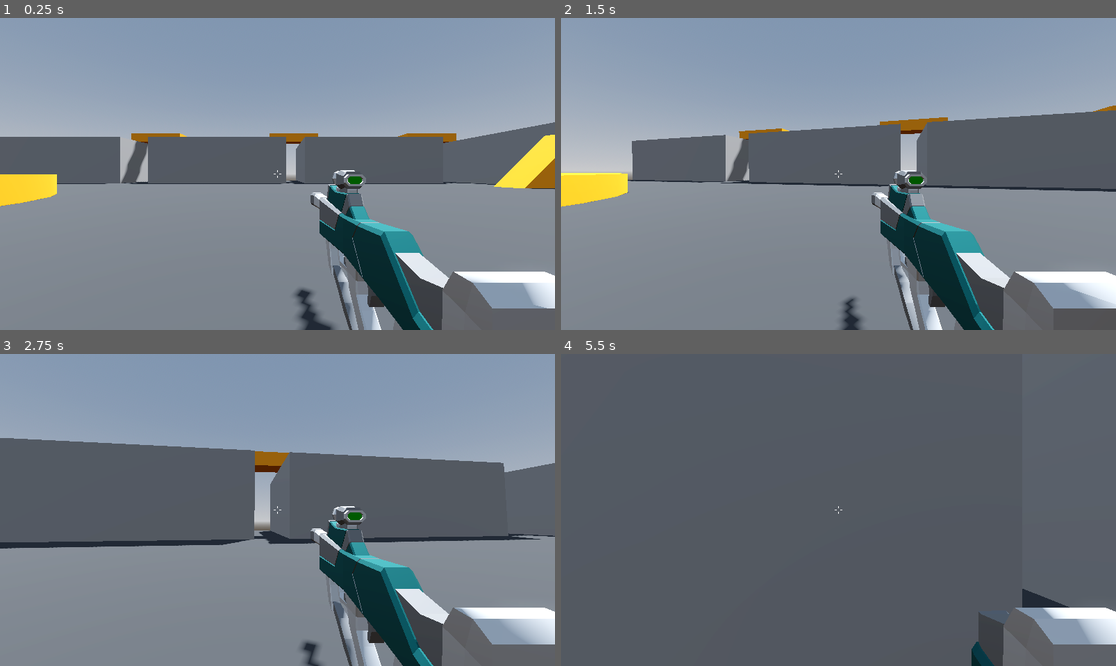
Above: before the commit, frames 1-4 (two rows, left to right).
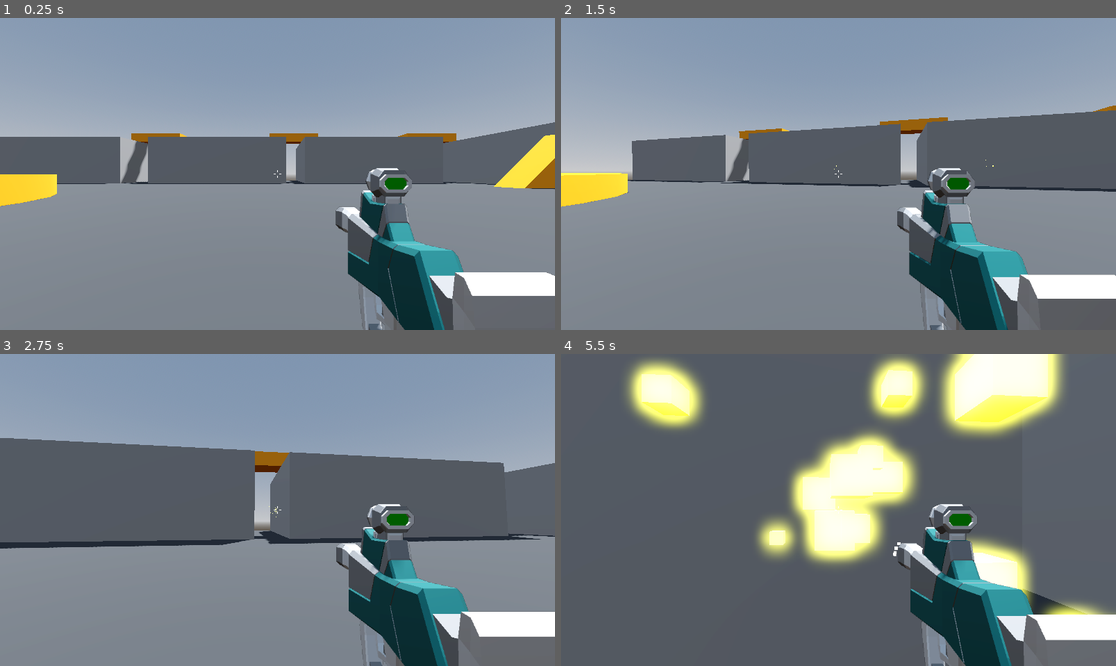
Above: after the commit, the same moments.

Repository: DevDonAguinaldo/roborampage
Game: Godot game, scene res://Levels/sandbox.tscn
The game is run twice, just before and just after one commit, with the same random seed, the same clock (stepped at 60 frames per second) and the same inputs.
Inputs (mouse positions are in pixels of both pictures, inside the frame that each line leads up to):
- Up to frame 1 (0.25 s): no input
- Up to frame 2 (1.5 s): tap Enter at 0.5 s; move the mouse to (866, 174) at 0.52 s; press the mouse at (866, 174) at 0.53 s; hold W (move_forward) from 0.53 s (still down); tap Space (jump) at 0.77 s; move the mouse to (810, 174) at 1.27 s; release the mouse at (810, 174) at 1.28 s; click (810, 174) at 1.35 s
- Up to frame 3 (2.75 s): keep holding W (move_forward); tap Space (jump) at 1.52 s; move the mouse to (288, 503) at 2.02 s; press the mouse at (288, 503) at 2.03 s
- Up to frame 4 (5.5 s): keep holding W (move_forward); move the mouse to (832, 516) at 2.77 s; release the mouse at (832, 516) at 2.78 s; click (832, 516) at 2.85 s; tap Space (jump) at 3.02, 3.77, 4.52 s; move the mouse to (877, 513) at 3.52 s; press the mouse at (877, 513) at 3.53 s; move the mouse to (794, 506) at 4.27 s; release the mouse at (794, 506) at 4.28 s; click (794, 506) at 4.35 s; move the mouse to (844, 510) at 5.02 s; press the mouse at (844, 510) at 5.03 s

The runs differ from the first frame. In frame 1, 8.4% of the frame differs, in the area x 53-100%, y 48-100%; in frame 2, 8.5%; in frame 3, 8.8%; in frame 4, 27%, in the area x 11-100%, y 0-100%.

Commit message:
continued adding features

Diff:
--- a/Assets/hitscan_weapon.gd
+++ b/Assets/hitscan_weapon.gd
@@ -1,12 +1,33 @@
 extends Node3D
 
 @export var fire_rate := 14.0
+@export var recoil := 0.05
+@export var weapon: Node3D
+@export var weapon_damage := 15
+@export var muzzle_flash: GPUParticles3D
+@export var sparks: PackedScene
 
 @onready var cooldown_timer: Timer = $CooldownTimer
+@onready var ray_cast_3d: RayCast3D = $RayCast3D
+@onready var weapon_position: Vector3 = weapon.position
 
 # Called every frame. 'delta' is the elapsed time since the previous frame.
 func _process(_delta: float) -> void:
 	if Input.is_action_pressed("fire"):
 		if cooldown_timer.is_stopped():
-			cooldown_timer.start(1.0 / fire_rate)
-			print("Weapon fired!")
+			shoot()
+
+	weapon.position = weapon.position.lerp(weapon_position, _delta * 10.0)
+
+func shoot() -> void:
+	muzzle_flash.restart()
+	cooldown_timer.start(1.0 / fire_rate)
+	var collider = ray_cast_3d.get_collider()
+	weapon.position.z += recoil
+
+	if collider is Enemy:
+		collider.hp -= weapon_damage
+
+	var spark = sparks.instantiate()
+	add_child(spark)
+	spark.global_position = ray_cast_3d.get_collision_point()
--- a/Assets/hitscan_weapon.tscn
+++ b/Assets/hitscan_weapon.tscn
@@ -1,9 +1,14 @@
-[gd_scene load_steps=2 format=3 uid="uid://b8pfo1k3fdkgs"]
+[gd_scene load_steps=3 format=3 uid="uid://b8pfo1k3fdkgs"]
 
 [ext_resource type="Script" path="res://Assets/hitscan_weapon.gd" id="1_6b5bs"]
+[ext_resource type="PackedScene" uid="uid://c34t4vahtxb4d" path="res://Assets/sparks.tscn" id="2_baovd"]
 
 [node name="HitscanWeapon" type="Node3D"]
 script = ExtResource("1_6b5bs")
+sparks = ExtResource("2_baovd")
 
 [node name="CooldownTimer" type="Timer" parent="."]
 one_shot = true
+
+[node name="RayCast3D" type="RayCast3D" parent="."]
+target_position = Vector3(0, 0, -100)
--- a/Assets/smg.tscn
+++ b/Assets/smg.tscn
@@ -1,9 +1,77 @@
-[gd_scene load_steps=3 format=3 uid="uid://dhkfr114f6r2y"]
+[gd_scene load_steps=8 format=3 uid="uid://dhkfr114f6r2y"]
 
 [ext_resource type="PackedScene" uid="uid://b8pfo1k3fdkgs" path="res://Assets/hitscan_weapon.tscn" id="1_d1l1q"]
 [ext_resource type="PackedScene" uid="uid://ba2egwljhy8ss" path="res://Assets/SMG.glb" id="2_344nb"]
 
-[node name="HitscanWeapon" instance=ExtResource("1_d1l1q")]
+[sub_resource type="StandardMaterial3D" id="StandardMaterial3D_bdrv4"]
+emission_enabled = true
+emission = Color(1, 1, 1, 1)
+emission_energy_multiplier = 3.0
+
+[sub_resource type="Curve" id="Curve_4gqcf"]
+_data = [Vector2(0, 1), 0.0, 0.0, 0, 0, Vector2(1, 0), 0.0, 0.0, 0, 0]
+point_count = 2
+
+[sub_resource type="CurveTexture" id="CurveTexture_wr5b8"]
+curve = SubResource("Curve_4gqcf")
+
+[sub_resource type="ParticleProcessMaterial" id="ParticleProcessMaterial_25ndh"]
+direction = Vector3(0, 0, -1)
+spread = 8.0
+initial_velocity_min = 6.0
+initial_velocity_max = 8.0
+gravity = Vector3(0, 0, 0)
+scale_curve = SubResource("CurveTexture_wr5b8")
+
+[sub_resource type="BoxMesh" id="BoxMesh_vf7nc"]
+size = Vector3(0.1, 0.1, 0.1)
+
+[node name="smg" node_paths=PackedStringArray("weapon", "muzzle_flash") instance=ExtResource("1_d1l1q")]
+weapon = NodePath("SMG")
+muzzle_flash = NodePath("MuzzleFlash")
 
 [node name="SMG" parent="." index="1" instance=ExtResource("2_344nb")]
-transform = Transform3D(1, 0, 0, 0, 1, 0, 0, 0, 1, 0.4, -0.3, -1)
+transform = Transform3D(1, 0, 0, 0, 1, 0, 0, 0, 1, 0.4, -0.3, -1.4)
+
+[node name="Suppressors_003" parent="SMG" index="0"]
+layers = 2
+
+[node name="Part_024" parent="SMG" index="1"]
+layers = 2
+
+[node name="Rail_009" parent="SMG" index="2"]
+layers = 2
+
+[node name="Grip_017" parent="SMG" index="3"]
+layers = 2
+
+[node name="Charger_011" parent="SMG" index="4"]
+layers = 2
+
+[node name="Scope_016" parent="SMG" index="5"]
+layers = 2
+
+[node name="Part_029" parent="SMG" index="6"]
+layers = 2
+
+[node name="Part_030" parent="SMG" index="7"]
+layers = 2
+
+[node name="Gun butt_012" parent="SMG" index="8"]
+layers = 2
+
+[node name="MuzzleFlash" type="GPUParticles3D" parent="." index="3"]
+transform = Transform3D(1, 0, 0, 0, 1, 0, 0, 0, 1, 0.4, -0.25, -2.5)
+layers = 2
+material_override = SubResource("StandardMaterial3D_bdrv4")
+cast_shadow = 0
+emitting = false
+lifetime = 0.07
+one_shot = true
+explosiveness = 1.0
+fixed_fps = 60
+local_coords = true
+process_material = SubResource("ParticleProcessMaterial_25ndh")
+draw_pass_1 = SubResource("BoxMesh_vf7nc")
+
+[editable path="SMG"]
--- /dev/null
+++ b/Assets/sparks.tscn
@@ -0,0 +1,92 @@
+[gd_scene load_steps=9 format=3 uid="uid://c34t4vahtxb4d"]
+
+[sub_resource type="StandardMaterial3D" id="StandardMaterial3D_xnckp"]
+emission_enabled = true
+emission = Color(1, 1, 0, 1)
+emission_energy_multiplier = 3.0
+
+[sub_resource type="Curve" id="Curve_8fea0"]
+_data = [Vector2(0, 1), 0.0, 0.0, 0, 0, Vector2(1, 0), 0.0, 0.0, 0, 0]
+point_count = 2
+
+[sub_resource type="CurveTexture" id="CurveTexture_d7nwv"]
+curve = SubResource("Curve_8fea0")
+
+[sub_resource type="ParticleProcessMaterial" id="ParticleProcessMaterial_stmjb"]
+spread = 180.0
+initial_velocity_min = 1.0
+initial_velocity_max = 5.0
+scale_min = 0.5
+scale_curve = SubResource("CurveTexture_d7nwv")
+
+[sub_resource type="BoxMesh" id="BoxMesh_5rrfm"]
+size = Vector3(0.1, 0.1, 0.1)
+
+[sub_resource type="Animation" id="Animation_x5dhc"]
+resource_name = "Spark"
+loop_mode = 1
+tracks/0/type = "value"
+tracks/0/imported = false
+tracks/0/enabled = true
+tracks/0/path = NodePath(".:emitting")
+tracks/0/interp = 1
+tracks/0/loop_wrap = true
+tracks/0/keys = {
+"times": PackedFloat32Array(0),
+"transitions": PackedFloat32Array(1),
+"update": 1,
+"values": [true]
+}
+tracks/1/type = "method"
+tracks/1/imported = false
+tracks/1/enabled = true
+tracks/1/path = NodePath(".")
+tracks/1/interp = 1
+tracks/1/loop_wrap = true
+tracks/1/keys = {
+"times": PackedFloat32Array(0.8),
+"transitions": PackedFloat32Array(1),
+"values": [{
+"args": [],
+"method": &"queue_free"
+}]
+}
+
+[sub_resource type="Animation" id="Animation_xp5cl"]
+length = 0.001
+tracks/0/type = "value"
+tracks/0/imported = false
+tracks/0/enabled = true
+tracks/0/path = NodePath(".:emitting")
+tracks/0/interp = 1
+tracks/0/loop_wrap = true
+tracks/0/keys = {
+"times": PackedFloat32Array(0),
+"transitions": PackedFloat32Array(1),
+"update": 1,
+"values": [false]
+}
+
+[sub_resource type="AnimationLibrary" id="AnimationLibrary_r3vyf"]
+_data = {
+"RESET": SubResource("Animation_xp5cl"),
+"Spark": SubResource("Animation_x5dhc")
+}
+
+[node name="Sparks" type="GPUParticles3D"]
+top_level = true
+material_override = SubResource("StandardMaterial3D_xnckp")
+cast_shadow = 0
+emitting = false
+lifetime = 0.5
+one_shot = true
+explosiveness = 1.0
+fixed_fps = 60
+process_material = SubResource("ParticleProcessMaterial_stmjb")
+draw_pass_1 = SubResource("BoxMesh_5rrfm")
+
+[node name="AnimationPlayer" type="AnimationPlayer" parent="."]
+libraries = {
+"": SubResource("AnimationLibrary_r3vyf")
+}
+autoplay = "Spark"
--- a/Enemy/enemy.gd
+++ b/Enemy/enemy.gd
@@ -1,4 +1,5 @@
 extends CharacterBody3D
+class_name Enemy
 
 const SPEED = 5.0
 const JUMP_VELOCITY = 4.5
@@ -6,7 +7,9 @@
 # Get the gravity from the project settings to be synced with RigidBody nodes.
 var gravity = ProjectSettings.get_setting("physics/3d/default_gravity")
 
+@export var max_hp := 100
 @export var attack_range := 1.5
+@export var attack_damage := 20
 
 @onready var navigation_agent_3d: NavigationAgent3D = $NavigationAgent3D
 @onready var animation_player: AnimationPlayer = $AnimationPlayer
@@ -14,13 +17,18 @@
 var player
 var provoked := false
 var aggro_range := 12.0
+var hp: int = max_hp:
+	set(value):
+		hp = value
+		if hp <= 0:
+			queue_free()
+		provoked = true
 
 func _ready() -> void:
 	player = get_tree().get_first_node_in_group("player")
 
 func _process(_delta: float) -> void:
 	if provoked:
-		animation_player.play("Attack")
 		navigation_agent_3d.target_position = player.global_position
 
 func _physics_process(delta):
@@ -35,6 +43,10 @@
 
 	if distance <= attack_range:
 		provoked = true
+
+	if provoked:
+		if distance <= attack_range:
+			animation_player.play("Attack")
 
 	if direction:
 		look_at_target(direction)
@@ -52,4 +64,5 @@
 	look_at(global_position + adjusted_direction, Vector3.UP, true)
 
 func attack() -> void:
+	player.hp -= attack_damage
 	print("Enemy attack!")
--- /dev/null
+++ b/Player/game_over_menu.gd
@@ -0,0 +1,13 @@
+extends Control
+
+func game_over() -> void:
+	get_tree().paused = true
+	visible = true
+	Input.mouse_mode = Input.MOUSE_MODE_VISIBLE
+
+func _on_restart_button_pressed() -> void:
+	get_tree().paused = false
+	get_tree().reload_current_scene()
+
+func _on_quit_button_pressed() -> void:
+	get_tree().quit()
--- /dev/null
+++ b/Player/game_over_menu.tscn
@@ -0,0 +1,51 @@
+[gd_scene load_steps=5 format=3 uid="uid://gd1m1qrk5ll2"]
+
+[ext_resource type="FontFile" uid="uid://cw4qlcdtpvxd1" path="res://Assets/Roboto-Regular.ttf" id="1_jp3f6"]
+[ext_resource type="Script" path="res://Player/game_over_menu.gd" id="2_sk2t3"]
+
+[sub_resource type="Theme" id="Theme_mh2ey"]
+default_font = ExtResource("1_jp3f6")
+default_font_size = 64
+
+[sub_resource type="LabelSettings" id="LabelSettings_01585"]
+font_size = 96
+
+[node name="GameOverMenu" type="Control"]
+process_mode = 3
+layout_mode = 3
+anchors_preset = 15
+anchor_right = 1.0
+anchor_bottom = 1.0
+grow_horizontal = 2
+grow_vertical = 2
+theme = SubResource("Theme_mh2ey")
+script = ExtResource("2_sk2t3")
+
+[node name="CenterContainer" type="CenterContainer" parent="."]
+layout_mode = 1
+anchors_preset = 15
+anchor_right = 1.0
+anchor_bottom = 1.0
+grow_horizontal = 2
+grow_vertical = 2
+
+[node name="VBoxContainer" type="VBoxContainer" parent="CenterContainer"]
+custom_minimum_size = Vector2(512, 0)
+layout_mode = 2
+
+[node name="Label" type="Label" parent="CenterContainer/VBoxContainer"]
+layout_mode = 2
+text = "You're Dead!"
+label_settings = SubResource("LabelSettings_01585")
+horizontal_alignment = 1
+
+[node name="RestartButton" type="Button" parent="CenterContainer/VBoxContainer"]
+layout_mode = 2
+text = "Restart"
+
+[node name="QuitButton" type="Button" parent="CenterContainer/VBoxContainer"]
+layout_mode = 2
+text = "Quit"
+
+[connection signal="pressed" from="CenterContainer/VBoxContainer/RestartButton" to="." method="_on_restart_button_pressed"]
+[connection signal="pressed" from="CenterContainer/VBoxContainer/QuitButton" to="." method="_on_quit_button_pressed"]
--- a/Player/player.gd
+++ b/Player/player.gd
@@ -4,13 +4,25 @@
 
 @export var jump_height: float = 1.0
 @export var fall_mulitiplier: float = 3.0
+@export var max_hp := 100
 
 @onready var camera_pivot: Node3D = $CameraPivot
+@onready var damage_animation_player: AnimationPlayer = $DamageTexture/DamageAnimationPlayer
+@onready var game_over_menu: Control = $GameOverMenu
 
 # Get the gravity from the project settings to be synced with RigidBody nodes.
 var gravity: float = ProjectSettings.get_setting("physics/3d/default_gravity")
 
 var mouse_motion := Vector2.ZERO
+var hp: int = max_hp:
+	set(value):
+		if value < hp:
+			damage_animation_player.stop(false)
+			damage_animation_player.play("Damage")
+
+		hp = value
+		if hp <= 0:
+			game_over_menu.game_over()
 
 func _input(event: InputEvent) -> void:
 	if Input.is_action_pressed("ui_cancel"):
--- a/Player/player.tscn
+++ b/Player/player.tscn
@@ -1,13 +1,77 @@
-[gd_scene load_steps=7 format=3 uid="uid://c7xk8ih1mtgqm"]
+[gd_scene load_steps=12 format=3 uid="uid://c7xk8ih1mtgqm"]
 
 [ext_resource type="Script" path="res://Player/player.gd" id="1_kja5x"]
 [ext_resource type="Script" path="res://Player/SmoothCamera.gd" id="2_pxo88"]
 [ext_resource type="Script" path="res://Player/Crosshair.gd" id="3_iy2gq"]
 [ext_resource type="PackedScene" uid="uid://dhkfr114f6r2y" path="res://Assets/smg.tscn" id="3_tiqqw"]
+[ext_resource type="Texture2D" uid="uid://cr7toaq1w80q5" path="res://Player/damage.png" id="5_pahyx"]
+[ext_resource type="PackedScene" uid="uid://gd1m1qrk5ll2" path="res://Player/game_over_menu.tscn" id="6_6mgr0"]
 
 [sub_resource type="CapsuleMesh" id="CapsuleMesh_0tt7d"]
 
 [sub_resource type="CapsuleShape3D" id="CapsuleShape3D_1shb3"]
+
+[sub_resource type="Animation" id="Animation_48tk4"]
+resource_name = "Damage"
+length = 0.4
+step = 0.4
+tracks/0/type = "value"
+tracks/0/imported = false
+tracks/0/enabled = true
+tracks/0/path = NodePath(".:scale")
+tracks/0/interp = 1
+tracks/0/loop_wrap = true
+tracks/0/keys = {
+"times": PackedFloat32Array(0, 0.4),
+"transitions": PackedFloat32Array(-2, -2),
+"update": 0,
+"values": [Vector2(1, 1), Vector2(1.5, 1.5)]
+}
+tracks/1/type = "value"
+tracks/1/imported = false
+tracks/1/enabled = true
+tracks/1/path = NodePath(".:modulate")
+tracks/1/interp = 1
+tracks/1/loop_wrap = true
+tracks/1/keys = {
+"times": PackedFloat32Array(0, 0.4),
+"transitions": PackedFloat32Array(-2, -2),
+"update": 0,
+"values": [Color(1, 1, 1, 1), Color(1, 1, 1, 0)]
+}
+
+[sub_resource type="Animation" id="Animation_ldo6c"]
+length = 0.001
+tracks/0/type = "value"
+tracks/0/imported = false
+tracks/0/enabled = true
+tracks/0/path = NodePath(".:scale")
+tracks/0/interp = 1
+tracks/0/loop_wrap = true
+tracks/0/keys = {
+"times": PackedFloat32Array(0),
+"transitions": PackedFloat32Array(1),
+"update": 0,
+"values": [Vector2(1, 1)]
+}
+tracks/1/type = "value"
+tracks/1/imported = false
+tracks/1/enabled = true
+tracks/1/path = NodePath(".:modulate")
+tracks/1/interp = 1
+tracks/1/loop_wrap = true
+tracks/1/keys = {
+"times": PackedFloat32Array(0),
+"transitions": PackedFloat32Array(1),
+"update": 0,
+"values": [Color(1, 1, 1, 0)]
+}
+
+[sub_resource type="AnimationLibrary" id="AnimationLibrary_4sgyn"]
+_data = {
+"Damage": SubResource("Animation_48tk4"),
+"RESET": SubResource("Animation_ldo6c")
+}
 
 [node name="Player" type="CharacterBody3D" groups=["player"]]
 script = ExtResource("1_kja5x")
@@ -22,9 +86,31 @@
 
 [node name="SmoothCamera" type="Camera3D" parent="CameraPivot"]
 top_level = true
+cull_mask = 1048573
 script = ExtResource("2_pxo88")
 
-[node name="HitscanWeapon" parent="CameraPivot/SmoothCamera" instance=ExtResource("3_tiqqw")]
+[node name="smg" parent="CameraPivot/SmoothCamera" instance=ExtResource("3_tiqqw")]
+
+[node name="RemoteTransform3D" type="RemoteTransform3D" parent="CameraPivot/SmoothCamera"]
+remote_path = NodePath("../../../SubViewportContainer/SubViewport/WeaponCamera")
+
+[node name="SubViewportContainer" type="SubViewportContainer" parent="."]
+anchors_preset = 15
+anchor_right = 1.0
+anchor_bottom = 1.0
+grow_horizontal = 2
+grow_vertical = 2
+stretch = true
+
+[node name="SubViewport" type="SubViewport" parent="SubViewportContainer"]
+transparent_bg = true
+handle_input_locally = false
+size = Vector2i(1152, 648)
+render_target_update_mode = 4
+
+[node name="WeaponCamera" type="Camera3D" parent="SubViewportContainer/SubViewport"]
+cull_mask = 2
+fov = 40.0
 
 [node name="CenterContainer" type="CenterContainer" parent="."]
 anchors_preset = 15
@@ -36,3 +122,22 @@
 [node name="Crosshair" type="Control" parent="CenterContainer"]
 layout_mode = 2
 script = ExtResource("3_iy2gq")
+
+[node name="DamageTexture" type="TextureRect" parent="."]
+modulate = Color(1, 1, 1, 0)
+anchors_preset = 15
+anchor_right = 1.0
+anchor_bottom = 1.0
+grow_horizontal = 2
+grow_vertical = 2
+pivot_offset = Vector2(576, 324)
+texture = ExtResource("5_pahyx")
+
+[node name="DamageAnimationPlayer" type="AnimationPlayer" parent="DamageTexture"]
+libraries = {
+"": SubResource("AnimationLibrary_4sgyn")
+}
+autoplay = "RESET"
+
+[node name="GameOverMenu" parent="." instance=ExtResource("6_6mgr0")]
+visible = false
Binary file added: Assets/Roboto-Regular.ttf
Not shown, added: Assets/Roboto-Regular.ttf.import
Binary file added: Player/damage.png
Not shown, added: Player/damage.png.import
